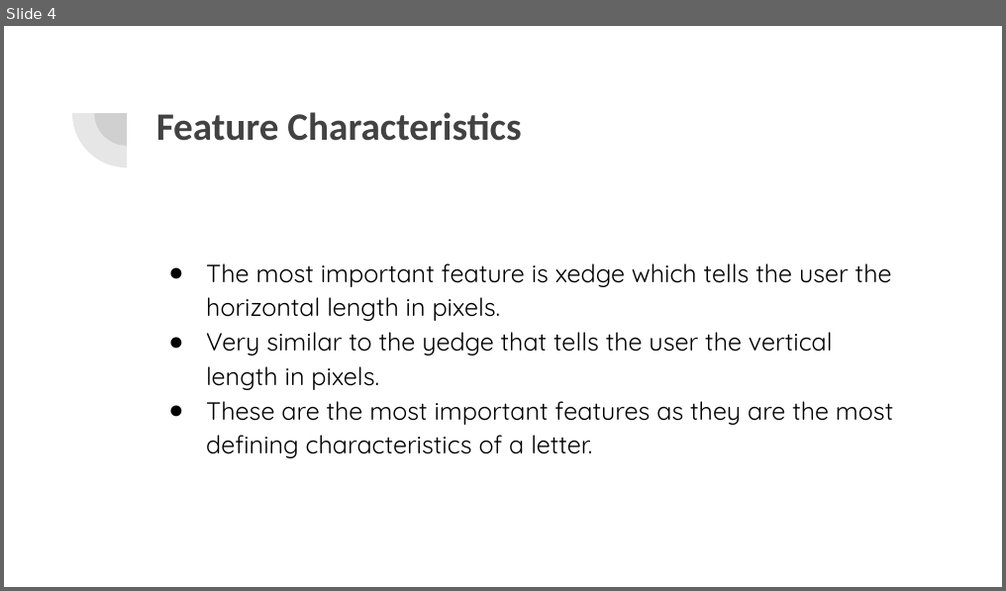
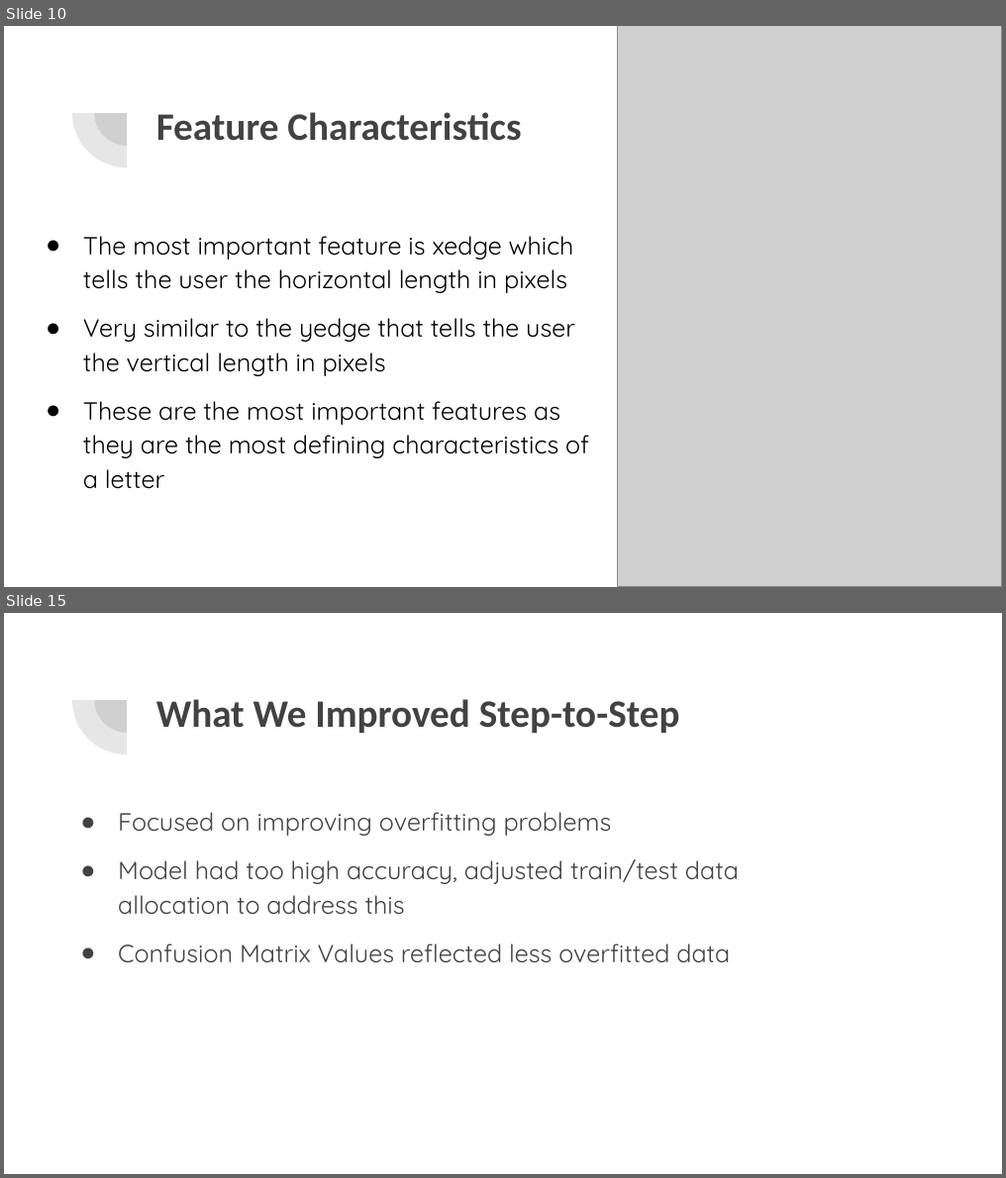
Before and after one commit to ewang24/dataMiningProject, a slide deck: Group Project_ Letter Data Mining.pptx. Shown one above the other, each under a label of ours: slide 4 before the commit, slides 10 and 15 after it; the slides between them are not shown. The pictures are 1006x591 and 1006x1178 pixels, drawn with LibreOffice and Linux fonts; fonts in the diff are those of the drawing; grey boxes stand for pictures. Boxes give left, top, right and bottom in pixels: in the first picture for what was removed or moved away, otherwise in the second. Text is boxed around its words. In the diff, an @@ line names an element or a change of style, - is before the commit and + after.

```diff
--- a/Group Project_ Letter Data Mining.pptx
+++ b/Group Project_ Letter Data Mining.pptx
@@ slide 15 added at (x1=4, y1=613, x2=1002, y2=1174), background #FFFFFF; not listed: 2 template elements that a slide beside it also shows @@
@@ title added at (x1=156, y1=699, x2=680, y2=733), 28 pt, text #424242, bold @@
+What We Improved Step-to-Step
@@ text added at (x1=118, y1=812, x2=739, y2=963), 18 pt, text #424242 @@
+● Focused on improving overfitting problems
+● Model had too high accuracy, adjusted train/test data allocation to address this
+● Confusion Matrix Values reflected less overfitted data
@@ what was slide 4 is now slide 10 @@
@@ slide 10 changed as well @@
@@ picture added at (x1=618, y1=26, x2=1002, y2=586) @@
@@ text at (x1=83, y1=236, x2=589, y2=489): text changed @@
-● The most important feature is xedge which tells the user the horizontal length in pixels.
-● Very similar to the yedge that tells the user the vertical length in pixels.
-● These are the most important features as they are the most defining characteristics of a letter.
+● The most important feature is xedge which tells the user the horizontal length in pixels
+● Very similar to the yedge that tells the user the vertical length in pixels
+● These are the most important features as they are the most defining characteristics of a letter
```
Also in this commit, not shown: 5 other slides changed, 11 other slides added, 1 slide removed, 4 other files.
